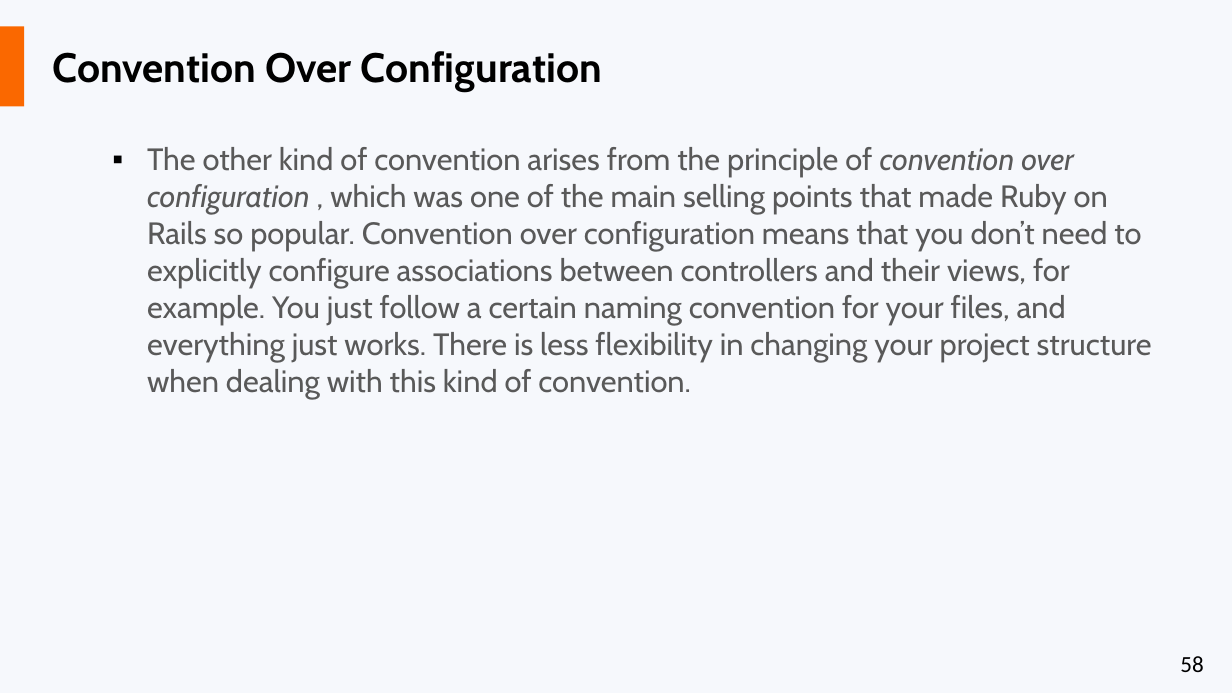
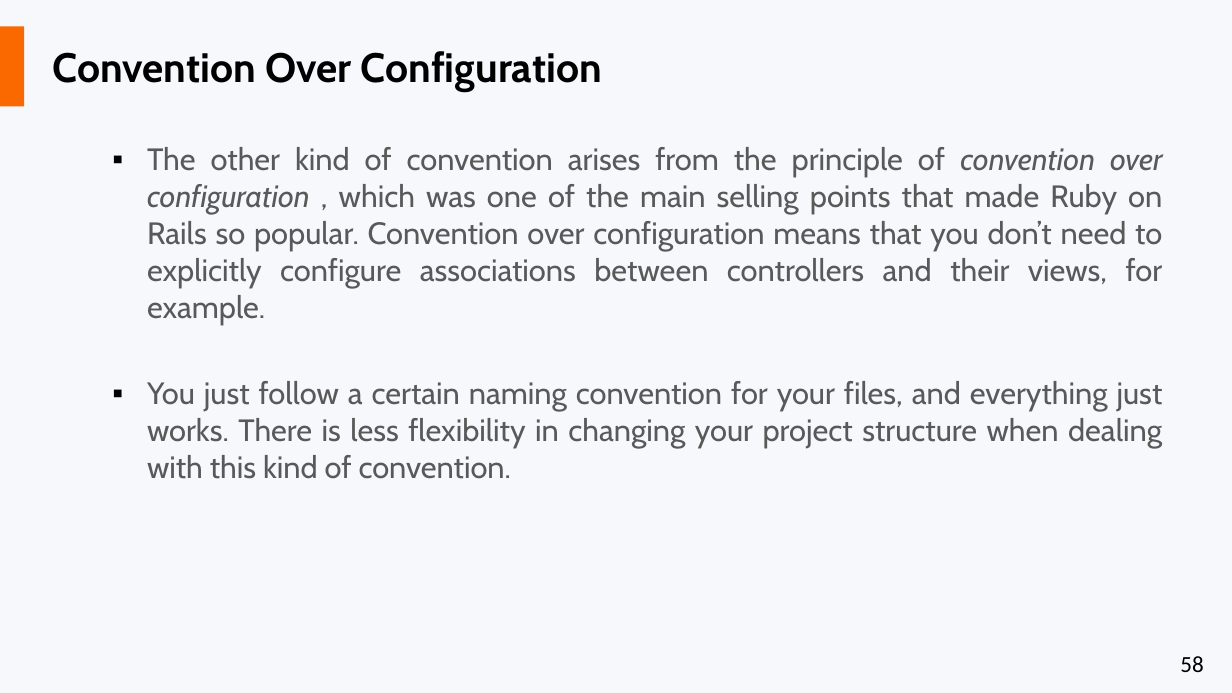
Before and after one commit to liviucotfas/ase-web-and-cloud-applications-security, a slide deck: slide 58 of Presentation ASPNET MVC Core - Part I.pptx. Drawn at 1232x693 pixels with LibreOffice and Linux fonts; fonts in the diff are those of the drawing. Boxes give left, top, right and bottom in pixels: in the first picture for what was removed or moved away, otherwise in the second. Text is boxed around its words. In the diff, an @@ line names an element or a change of style, - is before the commit and + after.

```diff
--- a/Presentation ASPNET MVC Core - Part I.pptx
+++ b/Presentation ASPNET MVC Core - Part I.pptx
@@ text at (147,147,1163,479): text changed @@
-  ▪ The other kind of convention arises from the principle of convention over configuration , which was one of the main selling points that made Ruby on Rails so popular. Convention over configuration means that you don’t need to explicitly configure associations between controllers and their views, for example. You just follow a certain naming convention for your files, and everything just works. There is less flexibility in changing your project structure when dealing with this kind of convention.
+  ▪ The other kind of convention arises from the principle of convention over configuration , which was one of the main selling points that made Ruby on Rails so popular. Convention over configuration means that you don’t need to explicitly configure associations between controllers and their views, for example.
+  ▪ You just follow a certain naming convention for your files, and everything just works. There is less flexibility in changing your project structure when dealing with this kind of convention.
```
Also in this commit, not shown: 17 other slides changed, 2 slides removed, 4 other files.
